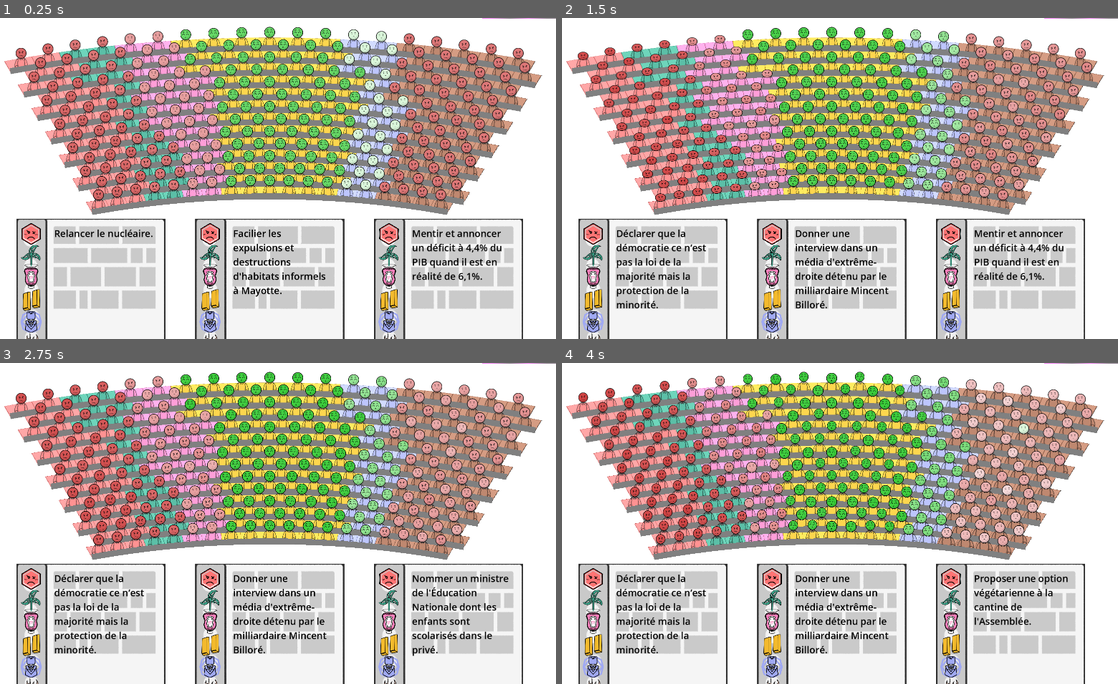
Above: before the commit, frames 1-4 (two rows, left to right).
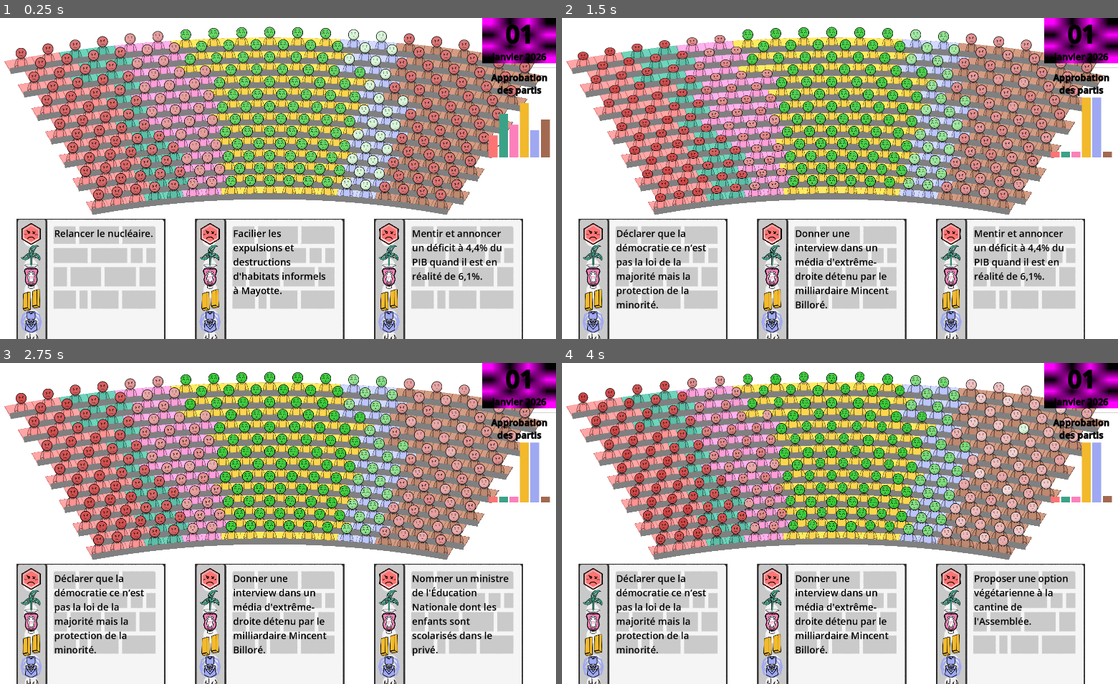
Above: after the commit, the same moments.

Repository: remimorvan/assemblee-nationale-simulator
Game: Godot game, scene res://scenes/game.tscn
Two runs of this game, one before a commit and one after it. Both use one fixed random seed, a clock stepped at 60 frames per second and the inputs below.
Inputs (mouse positions are in pixels of both pictures, inside the frame that each line leads up to):
- Up to frame 1 (0.25 s): no input
- Up to frame 2 (1.5 s): tap Enter at 0.5 s; move the mouse to (650, 316) at 0.52 s; click (650, 316) at 0.67 s; move the mouse to (834, 316) at 1.27 s; click (834, 316) at 1.42 s
- Up to frame 3 (2.75 s): move the mouse to (450, 661) at 2.02 s; click (450, 661) at 2.17 s
- Up to frame 4 (4 s): move the mouse to (834, 661) at 2.77 s; click (834, 661) at 2.92 s; move the mouse to (1012, 661) at 3.52 s; click (1012, 661) at 3.67 s

The runs differ from the first frame. In frame 1, 3.3% of the frame differs, in the area x 86-100%, y 0-44%; in frame 2, 3.0%; in frame 3, 3.0%; in frame 4, 3.0%.

Commit message:
graphique

Diff:
--- a/scenes/game.tscn
+++ b/scenes/game.tscn
@@ -3,11 +3,9 @@
 [ext_resource type="PackedScene" uid="uid://bf3fndiyasfyq" path="res://scenes/player.tscn" id="1_uwrxv"]
 [ext_resource type="PackedScene" uid="uid://d1voxmvhe7xmt" path="res://scenes/hemicycle.tscn" id="2_yqjtg"]
 [ext_resource type="PackedScene" uid="uid://bqeoj11e5kq1" path="res://scenes/deck.tscn" id="3_lnu2h"]
+[ext_resource type="PackedScene" uid="uid://bchbmi7q2rb7" path="res://scenes/plot.tscn" id="4_lbhrr"]
 
 [sub_resource type="PlaceholderTexture2D" id="PlaceholderTexture2D_lnu2h"]
-
-[sub_resource type="CanvasTexture" id="CanvasTexture_lbhrr"]
-diffuse_texture = SubResource("PlaceholderTexture2D_lnu2h")
 
 [node name="Game" type="Node2D"]
 
@@ -26,10 +24,42 @@
 mouse_filter = 1
 
 [node name="VBoxContainer" type="VBoxContainer" parent="."]
+z_index = 100
 offset_left = 1673.0
 offset_right = 1920.0
 offset_bottom = 1080.0
 
-[node name="TextureRect" type="TextureRect" parent="VBoxContainer"]
+[node name="RichTextLabel" type="RichTextLabel" parent="VBoxContainer"]
 layout_mode = 2
-texture = SubResource("CanvasTexture_lbhrr")
+bbcode_enabled = true
+text = "[center][b][color=black][center][font_size=80]01[/font_size]
+[font_size=30]janvier 2026"
+fit_content = true
+
+[node name="TextureRect" type="TextureRect" parent="VBoxContainer/RichTextLabel"]
+z_index = -1
+layout_mode = 1
+anchors_preset = 15
+anchor_right = 1.0
+anchor_bottom = 1.0
+grow_horizontal = 2
+grow_vertical = 2
+texture = SubResource("PlaceholderTexture2D_lnu2h")
+expand_mode = 2
+
+[node name="HSeparator" type="HSeparator" parent="VBoxContainer"]
+custom_minimum_size = Vector2(0, 20)
+layout_mode = 2
+
+[node name="RichTextLabel2" type="RichTextLabel" parent="VBoxContainer"]
+layout_mode = 2
+bbcode_enabled = true
+text = "[center][b][color=black][center][font_size=30]Approbation des partis"
+fit_content = true
+
+[node name="Plot" parent="VBoxContainer" instance=ExtResource("4_lbhrr")]
+custom_minimum_size = Vector2(100, 200)
+layout_mode = 2
+bar_spacing = 5
+bar_width = 30
+min_bar_height = 20
--- /dev/null
+++ b/scenes/plot.tscn
@@ -0,0 +1,12 @@
+[gd_scene load_steps=2 format=3 uid="uid://bchbmi7q2rb7"]
+
+[ext_resource type="Script" uid="uid://csb4faopqnsfj" path="res://scripts/plot.gd" id="1_syd1t"]
+
+[node name="Plot" type="Control"]
+layout_mode = 3
+anchors_preset = 15
+anchor_right = 1.0
+anchor_bottom = 1.0
+grow_horizontal = 2
+grow_vertical = 2
+script = ExtResource("1_syd1t")
--- a/scripts/card.gd
+++ b/scripts/card.gd
@@ -2,6 +2,8 @@
 
 @onready var Player: Node2D = $"../../Player"
 @onready var Deck: Node2D = $"../../Deck"
+@onready var Hemicycle: Node2D = $"../../Hemicycle"
+@onready var Plot: Control = $"../../VBoxContainer/Plot"
 
 var text: String # Text of the card
 var effect_mean: Dictionary[String, float] # political group -> mean effect
@@ -53,6 +55,12 @@
 		for mp in get_tree().get_nodes_in_group("MP"):
 			mp.change_approval(get_approval_change(PoliticalGroup[mp.group_id]))
 		Player.incr_nb_card_played()
+
+		# Update plot
+		var approvals: Array[float] = Hemicycle.compute_group_approvals()
+		for i in range(6):
+			Plot.update_bar_value(i, approvals[i])
+
 		# Remove card from hand
 		var card_pos: int = Player.remove_card_from_hand(self)
 		Player.add_card_to_hand(card_pos)
--- a/scripts/hemicycle.gd
+++ b/scripts/hemicycle.gd
@@ -84,7 +84,6 @@
 		add_child(line)
 		line.z_index = 2*(height-i);
 
-
 	mat.set_shader_parameter("color_values", vec3_color_array)
 
 # Called every frame. 'delta' is the elapsed time since the previous frame.
@@ -98,6 +97,18 @@
 		group_id += 1
 		sum_seats += group_repartition[group_id]
 	return group_id
+
+func compute_group_approvals() -> Array[float]:
+	var res: Array[float] = [0., 0., 0., 0., 0., 0.]
+	var size: Array[int] = [0, 0, 0, 0, 0, 0]
+	for mp in get_tree().get_nodes_in_group("MP"):
+		var pol_group = mp.group_id
+		size[pol_group] += 1
+		if mp.approval >= 0:
+			res[pol_group] += 1.
+	for i in range(6):
+		res[i] /= float(size[i])
+	return res
 
 # Crée et place le MP
 func new_mp(seat: int) -> int:	# returns number of the political party of mp
--- /dev/null
+++ b/scripts/plot.gd
@@ -0,0 +1,101 @@
+extends Control
+
+class_name Histogram
+
+@export var bar_values: Array[float] = [0.3, 0.7, 0.5, 0.9, 0.4, 0.6]
+@export var bar_colors: Array[Color] = [
+	Color(255., 116., 116., 256.)/256.,
+	Color(59., 163., 137., 256.)/256.,
+	Color(253., 128., 188., 256.)/256.,
+	Color(243., 186., 45., 256.)/256.,
+	Color(160., 169., 243., 256.)/256.,
+	Color(163., 105., 80., 256.)/256.
+]
+@export var bar_spacing = 10
+@export var bar_width = 50
+@export var hover_scale = 1.1
+@export var hover_color_brightness = 1.3
+@export var min_bar_height = 10
+
+var bar_rects: Array[Rect2] = []
+var hovered_index: int = -1
+
+func _ready():
+	mouse_entered.connect(_on_mouse_entered)
+	mouse_exited.connect(_on_mouse_exited)
+	gui_input.connect(_on_gui_input)
+	calculate_bar_positions()
+
+func calculate_bar_positions():
+	bar_rects.clear()
+	var total_width = bar_width * 6 + bar_spacing * 5
+	var start_x = (size.x - total_width) / 2.0
+
+	for i in range(6):
+		var x = start_x + i * (bar_width + bar_spacing)
+		var bar_height = (bar_values[i] * size.y + min_bar_height)/(1. + min_bar_height/size.y)
+		var y = size.y - bar_height
+		bar_rects.append(Rect2(x, y, bar_width, bar_height))
+
+func _draw():
+	calculate_bar_positions()
+
+	# Draw bars
+	for i in range(6):
+		var rect = bar_rects[i]
+		var color = bar_colors[i]
+
+		# Apply hover effect
+		if i == hovered_index:
+			color = color.lightened(hover_color_brightness - 1.0)
+			var scale_offset = (bar_width * (hover_scale - 1.0)) / 2.0
+			rect = Rect2(rect.position.x - scale_offset, rect.position.y,
+						 rect.size.x * hover_scale, rect.size.y)
+			draw_rect(rect, color)
+			# Draw hover glow border
+			draw_rect(rect, Color.TRANSPARENT, true, 3.0)
+		else:
+			draw_rect(rect, color)
+
+		# Draw bar label (index)
+		#var label_pos = Vector2(bar_rects[i].get_center().x - 10, size.y - 20)
+		#draw_string(get_theme_font("font"), label_pos, str(i + 1), HORIZONTAL_ALIGNMENT_CENTER, -1, 12)
+
+func _on_gui_input(event: InputEvent):
+	if event is InputEventMouseMotion:
+		var mouse_pos = event.position
+		var new_hovered = -1
+
+		for i in range(6):
+			if bar_rects[i].has_point(mouse_pos):
+				new_hovered = i
+				break
+
+		if new_hovered != hovered_index:
+			hovered_index = new_hovered
+			queue_redraw()
+
+			if hovered_index != -1:
+				_on_bar_hovered(hovered_index)
+
+func _on_mouse_entered():
+	pass
+
+func _on_mouse_exited():
+	if hovered_index != -1:
+		hovered_index = -1
+		queue_redraw()
+
+func _on_bar_hovered(index: int):
+	print("Bar %d hovered! Value: %.2f" % [index, bar_values[index]])
+	# TODO: highlight the political group
+
+func update_bar_value(index: int, new_value: float):
+	if 0 <= index && index < 6:
+		bar_values[index] = clamp(new_value, 0.0, 1.0)
+		calculate_bar_positions()
+		queue_redraw()
+
+func _on_resized():
+	calculate_bar_positions()
+	queue_redraw()
Not shown: 1 places in scenes/card.tscn that only renumber resources
Not shown, added: scripts/plot.gd.uid
